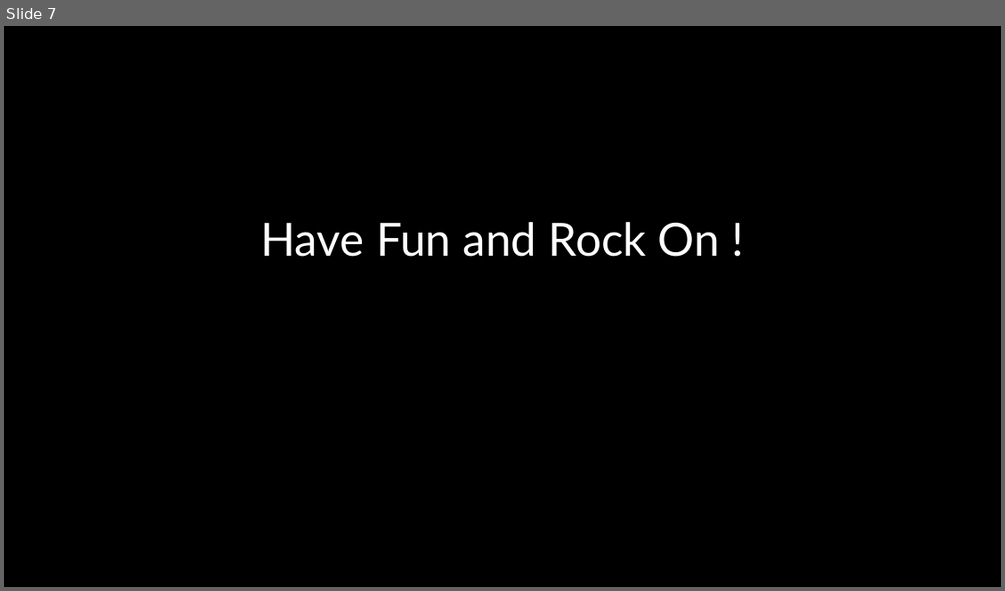
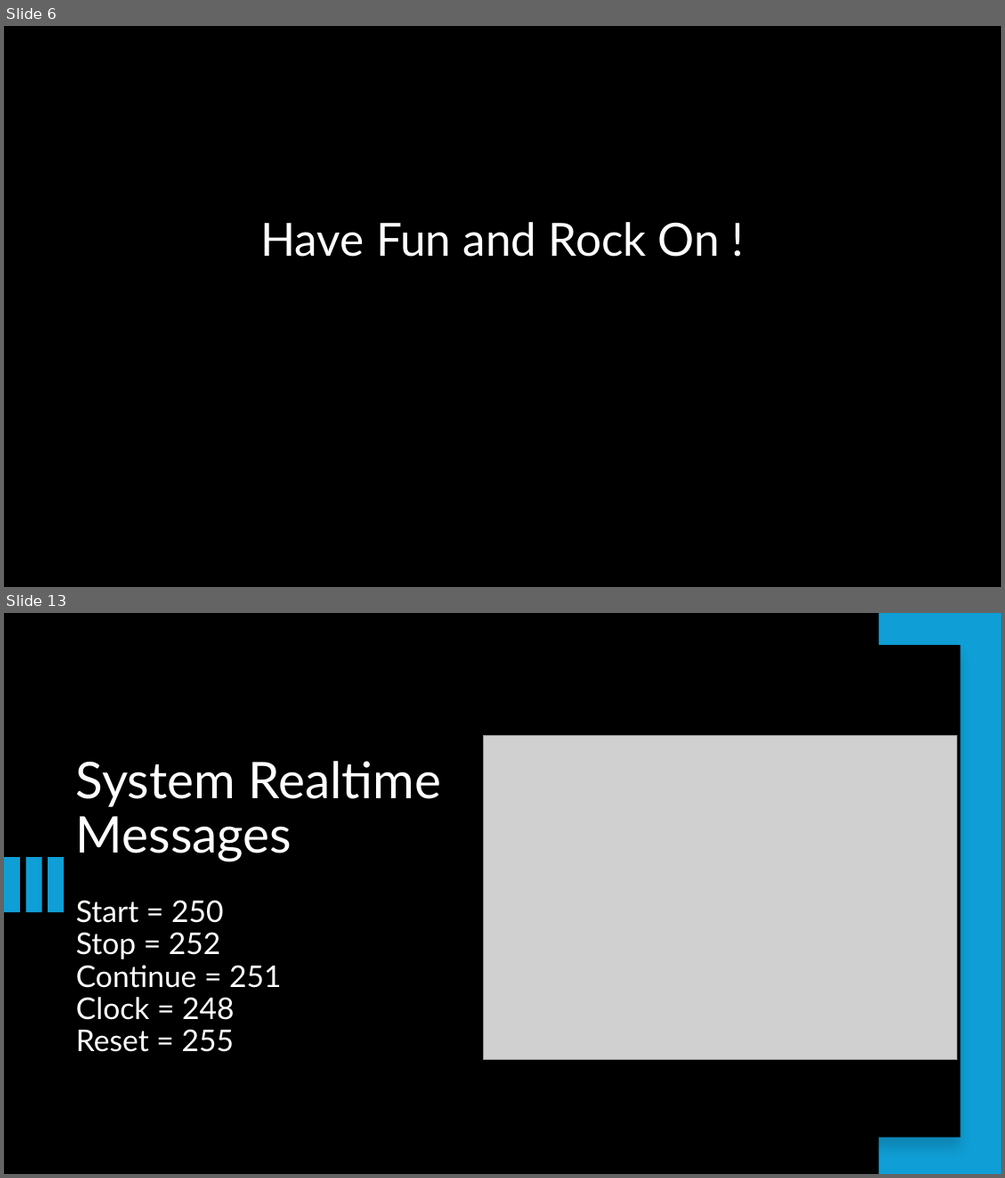
Before and after one commit to ichingxs4all/Midi-MusicVilla, a slide deck: Resonant_Frequencies_WS1/Resonant Frequencies WS1.pptx. Shown one above the other, each under a label of ours: slide 7 before the commit, slides 6 and 13 after it; the slides between them are not shown. The pictures are 1005x591 and 1005x1178 pixels, drawn with LibreOffice and Linux fonts; fonts in the diff are those of the drawing; grey boxes stand for pictures. Boxes give left, top, right and bottom in pixels: in the first picture for what was removed or moved away, otherwise in the second. Text is boxed around its words. In the diff, an @@ line names an element or a change of style, - is before the commit and + after.

```diff
--- a/Resonant_Frequencies_WS1/Resonant Frequencies WS1.pptx
+++ b/Resonant_Frequencies_WS1/Resonant Frequencies WS1.pptx
@@ slide 13 added at [4, 613, 1001, 1174], background #000000 @@
@@ rectangle added at [879, 613, 1001, 1174], fill #0F9ED5 @@
@@ rectangle added at [469, 645, 961, 1137], fill #000000 @@
@@ picture added at [484, 736, 956, 1060] @@
@@ title added at [76, 761, 442, 1052], 28.8 pt, text #FFFFFF @@
+System Realtime
+Messages
+Start = 250
+Stop = 252
+Continue = 251
+Clock = 248
+Reset = 255
@@ rectangle added at [4, 857, 20, 912], fill #0F9ED5 @@
@@ rectangle added at [25, 857, 41, 912], fill #0F9ED5 @@
@@ rectangle added at [48, 857, 64, 912], fill #0F9ED5 @@
@@ what was slide 7 is now slide 6 @@
```
Also in this commit, not shown: 3 slides changed, 7 other slides added.
